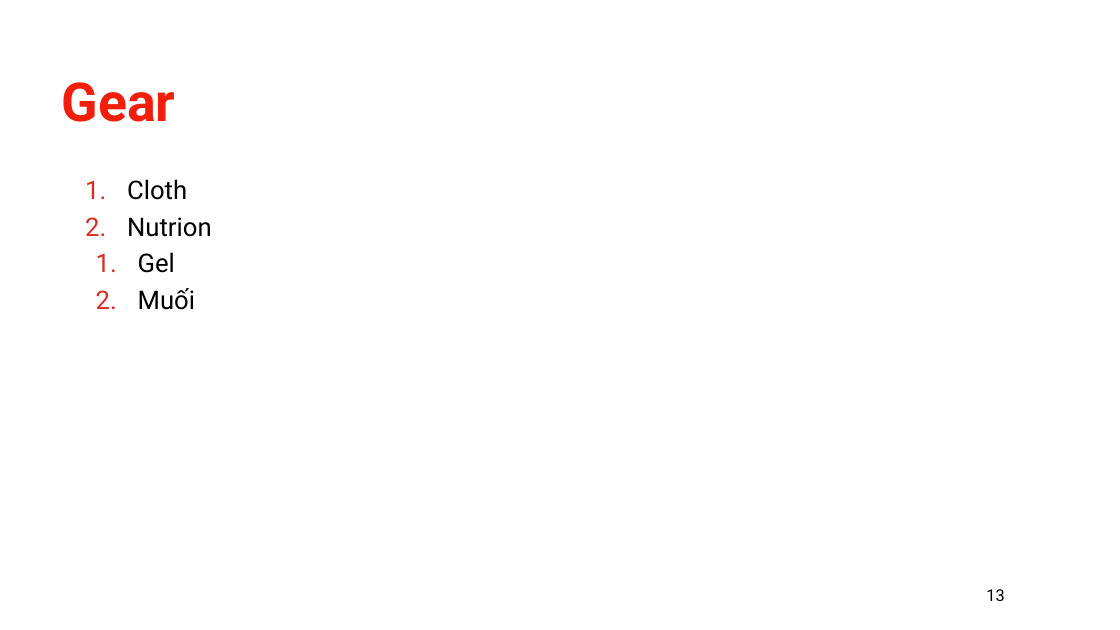
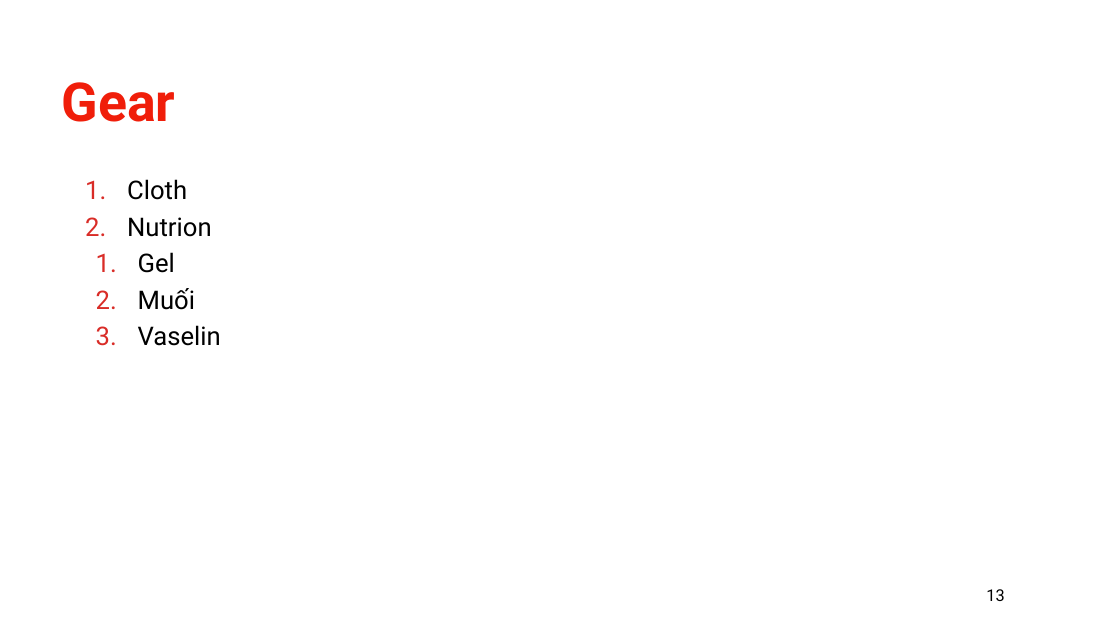
Before and after one commit to khanhnguyen18/running, a slide deck: slide 13 of Running.pptx. Drawn at 1120x630 pixels with LibreOffice and Linux fonts; fonts in the diff are those of the drawing; background and template pictures are left out. Boxes give left, top, right and bottom in pixels: in the first picture for what was removed or moved away, otherwise in the second. Text is boxed around its words. In the diff, an @@ line names an element or a change of style, - is before the commit and + after.

```diff
--- a/Running.pptx
+++ b/Running.pptx
@@ text at (138, 325, 221, 346): paragraph added @@
+  3. Vaselin
```
Also in this commit, not shown: 3 other slides changed, 3 other files.
